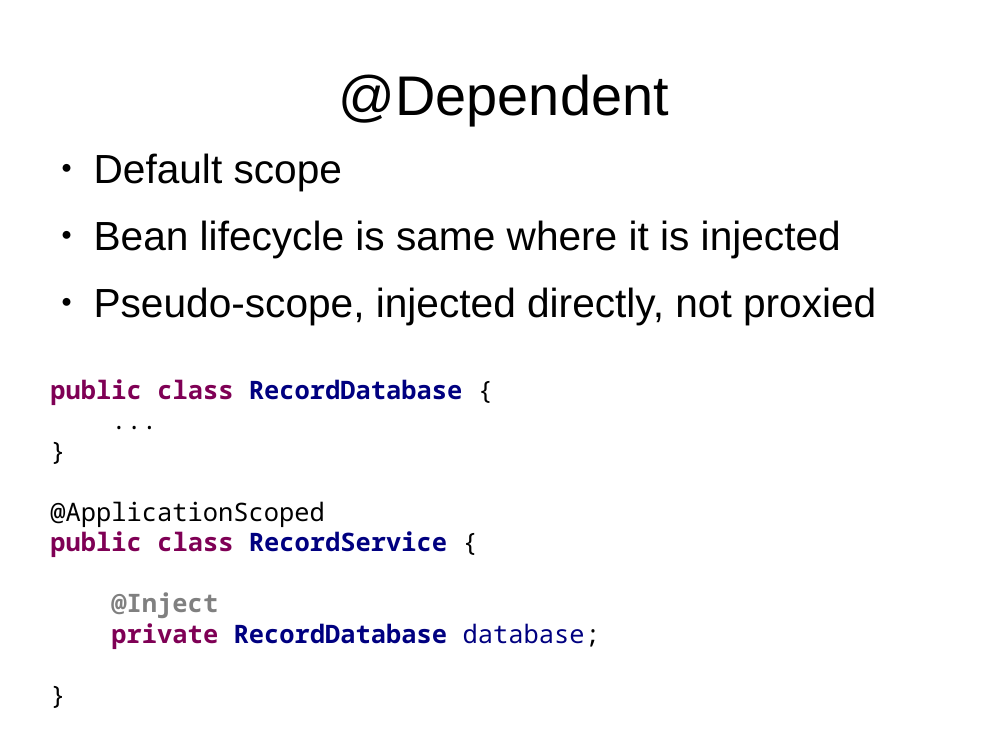
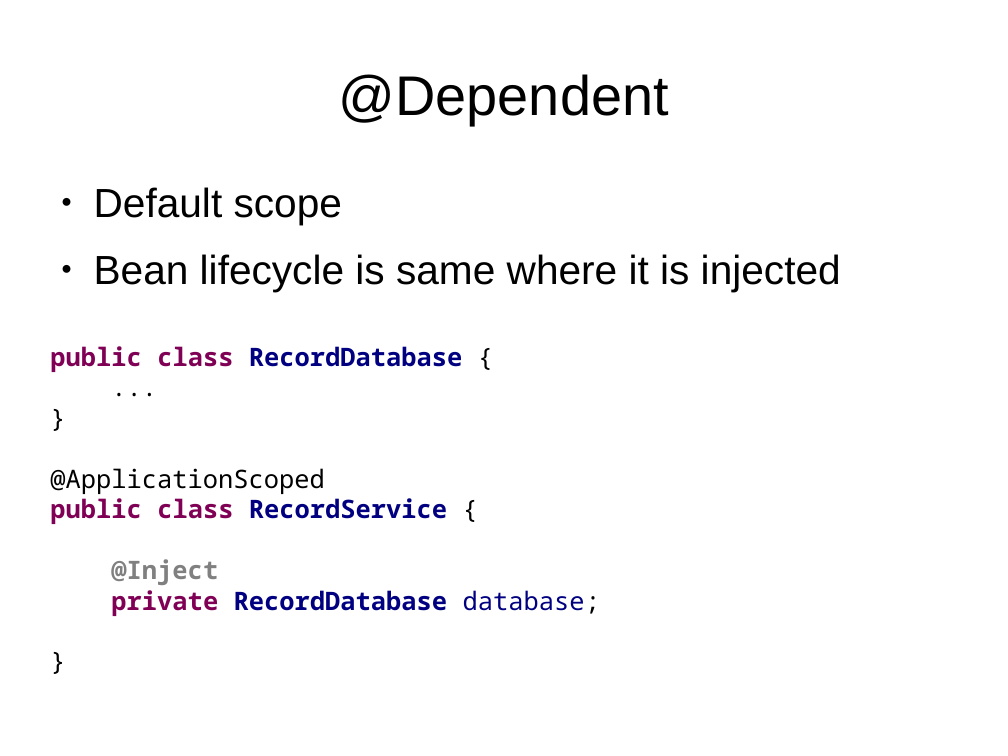
Before and after one commit to FrigoCoder/CDI, a slide deck: slide 72 of CDI.odp (slide 66 before the commit). Drawn at 1008x756 pixels with LibreOffice and Linux fonts; fonts in the diff are those of the drawing. Boxes give left, top, right and bottom in pixels: in the first picture for what was removed or moved away, otherwise in the second. Text is boxed around its words. In the diff, an @@ line names an element or a change of style, - is before the commit and + after.

```diff
--- a/CDI.odp
+++ b/CDI.odp
@@ text at (x1=94, y1=287, x2=876, y2=325): paragraph removed @@
-● Pseudo-scope, injected directly, not proxied
```
Also in this commit, not shown: 5 other slides changed.
